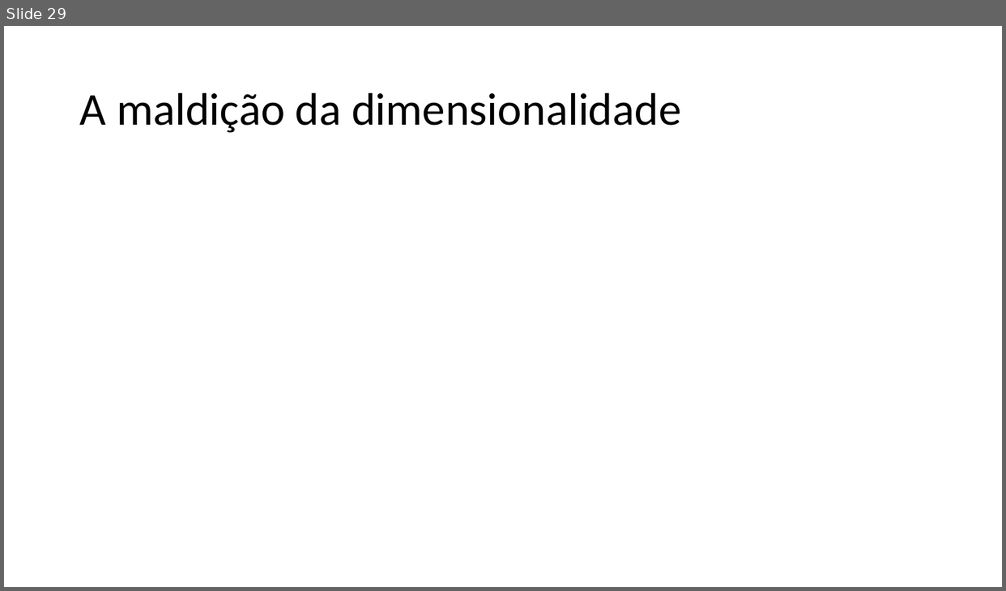
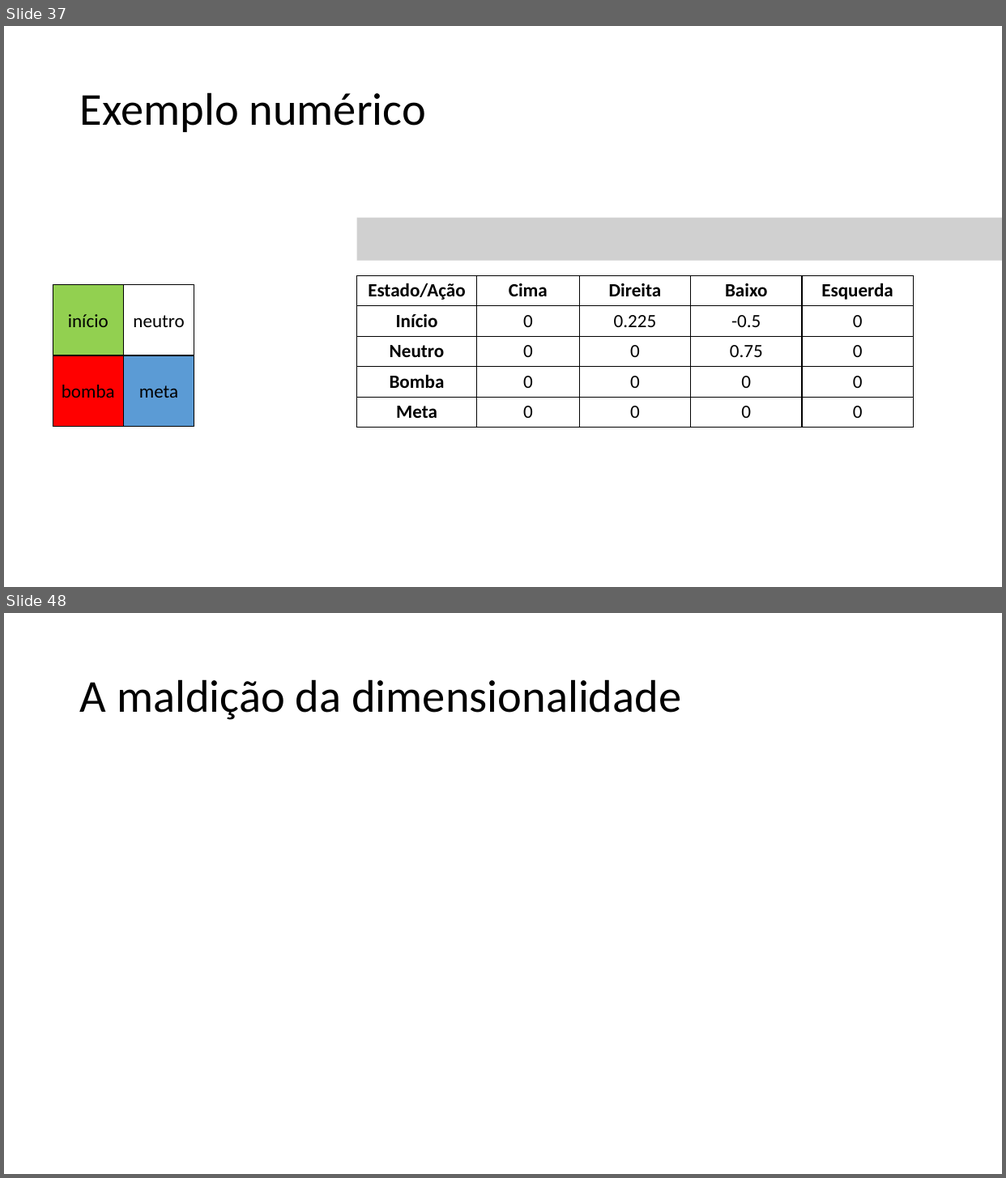
Before and after one commit to zz4fap/c24_inteligencia_artificial, a slide deck: slides/C24_Q_learning.pptx. Shown one above the other, each under a label of ours: slide 29 before the commit, slides 37 and 48 after it; the slides between them are not shown. The pictures are 1006x591 and 1006x1178 pixels, drawn with LibreOffice and Linux fonts; fonts in the diff are those of the drawing; grey boxes stand for pictures. Boxes give left, top, right and bottom in pixels: in the first picture for what was removed or moved away, otherwise in the second. Text is boxed around its words. In the diff, an @@ line names an element or a change of style, - is before the commit and + after.

```diff
--- a/slides/C24_Q_learning.pptx
+++ b/slides/C24_Q_learning.pptx
@@ slide 37 added at bbox=[4, 26, 1002, 587], background #FFFFFF @@
@@ title added at bbox=[80, 92, 426, 132], 44 pt, text #000000 @@
+Exemplo numérico
@@ picture added at bbox=[356, 218, 1002, 260] @@
@@ table added at bbox=[356, 276, 914, 428], 5 rows, 5 columns @@
+Estado/Ação | Cima | Direita | Baixo | Esquerda
+Início | 0 | 0.225 | -0.5 | 0
+Neutro | 0 | 0 | 0.75 | 0
+Bomba | 0 | 0 | 0 | 0
+Meta | 0 | 0 | 0 | 0
@@ group added at bbox=[53, 285, 194, 426]: 4 rectangles @@
+início
+neutro
+bomba
+meta
@@ what was slide 29 is now slide 48 @@
```
Also in this commit, not shown: 1 slide changed, 20 other slides added, 2 slides removed, 2 other files.
